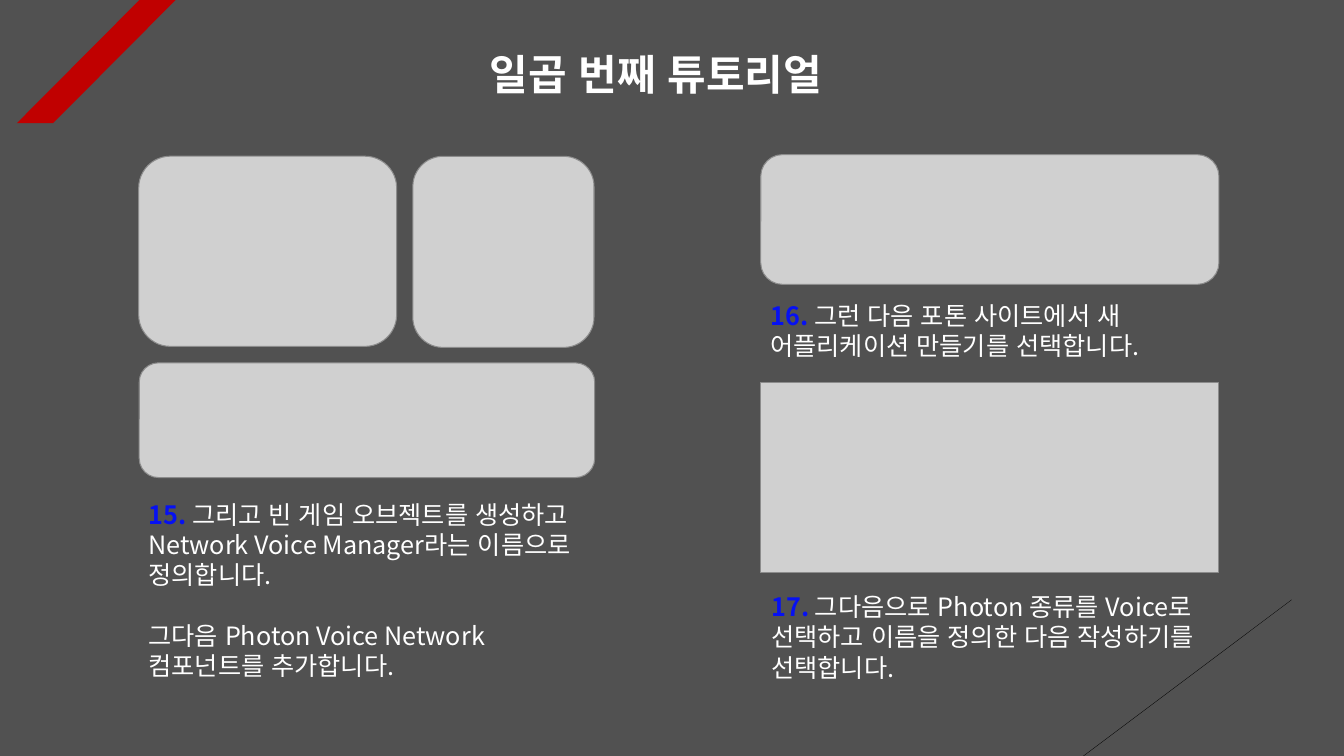
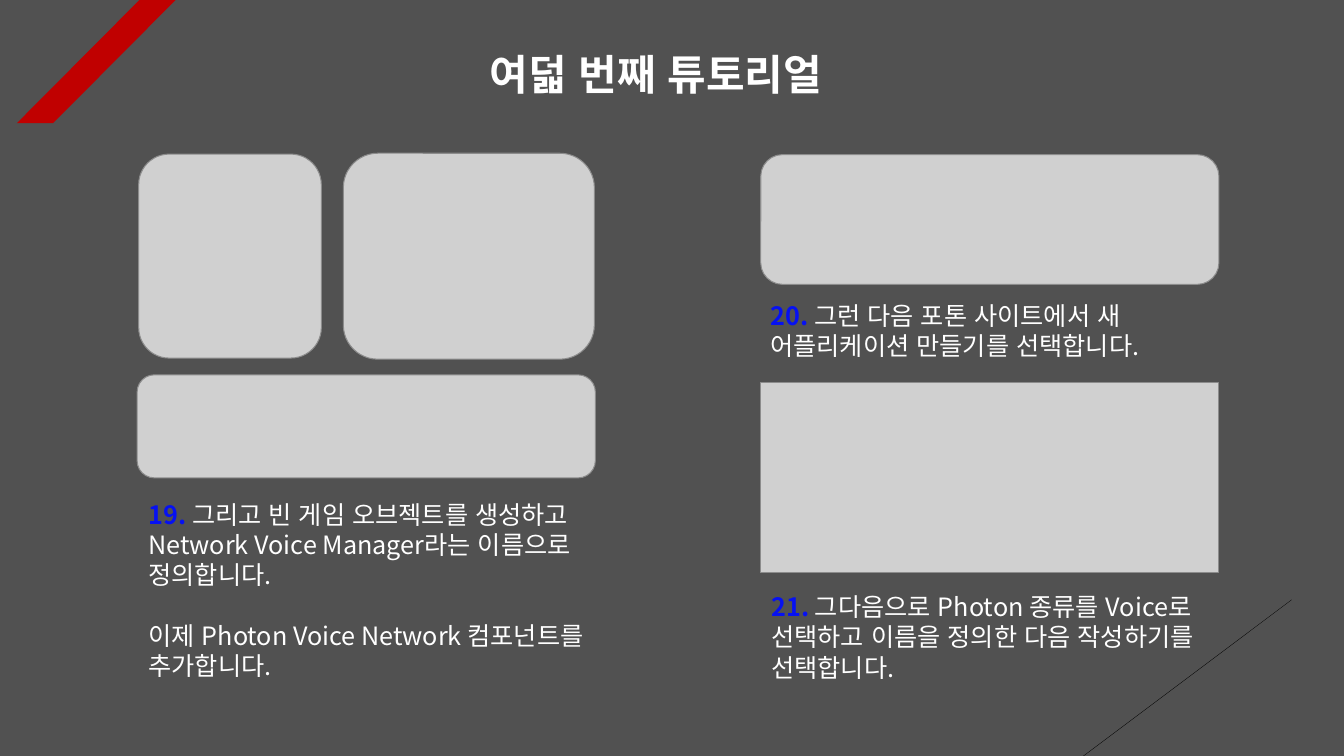
Before and after one commit to Unity2033/3D-UnityEngine, a slide deck: slide 8 of Assets/Class/Photon Server/PPT Data/Photon Synchronization.pptx (slide 7 before the commit). Drawn at 1344x756 pixels with LibreOffice and Linux fonts; fonts in the diff are those of the drawing; grey boxes stand for pictures. Boxes give left, top, right and bottom in pixels: in the first picture for what was removed or moved away, otherwise in the second. Text is boxed around its words. In the diff, an @@ line names an element or a change of style, - is before the commit and + after.

Commit message:
Package Manager Update
- Photon Synchronization Data
  Update

- Add and delete resource data

```diff
--- a/Assets/Class/Photon Server/PPT Data/Photon Synchronization.pptx
+++ b/Assets/Class/Photon Server/PPT Data/Photon Synchronization.pptx
@@ text at (489, 55, 821, 94): text changed @@
-일곱 번째 튜토리얼
+여덟 번째 튜토리얼
@@ picture: place and size @@
-picture at (139, 156, 397, 347)
+picture at (139, 154, 322, 358)
@@ picture: place and size @@
-picture at (413, 156, 595, 348)
+picture at (344, 153, 595, 359)
@@ text at (770, 304, 1139, 357): text changed @@
-16. 그런 다음 포톤 사이트에서 새 어플리케이션 만들기를 선택합니다.
+20. 그런 다음 포톤 사이트에서 새 어플리케이션 만들기를 선택합니다.
@@ picture: place and size @@
-picture at (139, 363, 595, 478)
+picture at (137, 375, 596, 478)
@@ text at (148, 503, 584, 677): text changed @@
-15. 그리고 빈 게임 오브젝트를 생성하고 Network Voice Manager라는 이름으로 정의합니다.
-그다음 Photon Voice Network 컴포넌트를 추가합니다.
+19. 그리고 빈 게임 오브젝트를 생성하고 Network Voice Manager라는 이름으로 정의합니다.
+이제 Photon Voice Network 컴포넌트를 추가합니다.
@@ text at (771, 595, 1194, 679): text changed @@
-17. 그다음으로 Photon 종류를 Voice로 선택하고 이름을 정의한 다음 작성하기를 선택합니다.
+21. 그다음으로 Photon 종류를 Voice로 선택하고 이름을 정의한 다음 작성하기를 선택합니다.
```
Also in this commit, not shown: 10 other slides changed, 1 slide added, 9 other files.
